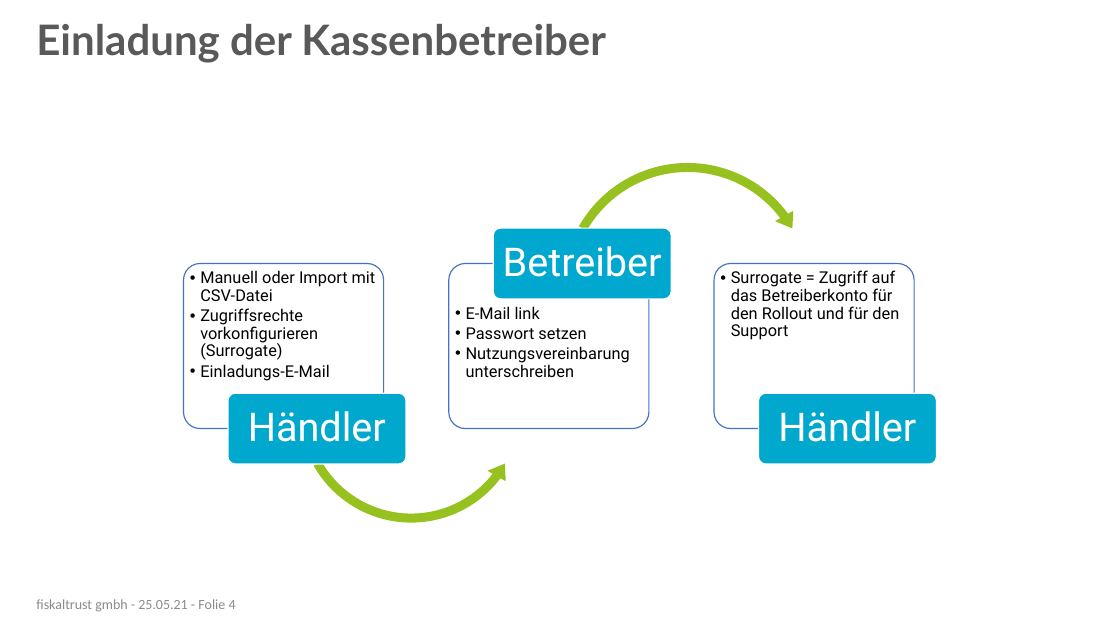
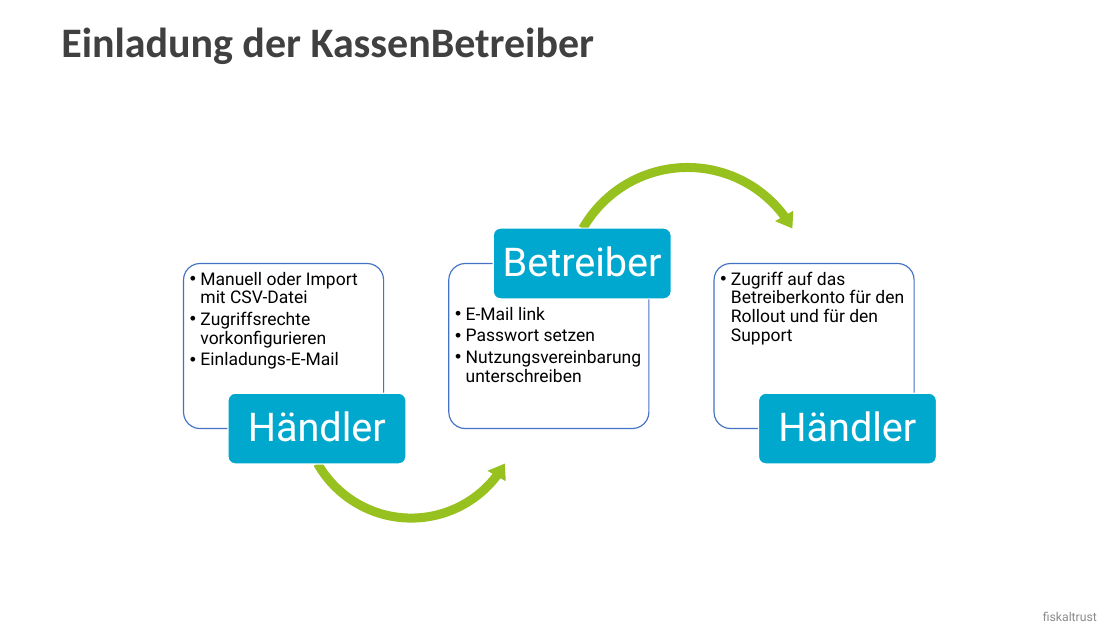
Before and after one commit to fiskaltrust/getting-started, a slide deck: slide 5 of posdealers/presentations/tech/media/posdealer-tech-rollout.pptx (slide 4 before the commit). Drawn at 1120x630 pixels with LibreOffice and Linux fonts; fonts in the diff are those of the drawing; background and template pictures are left out. Boxes give left, top, right and bottom in pixels: in the first picture for what was removed or moved away, otherwise in the second. Text is boxed around its words. In the diff, an @@ line names an element or a change of style, - is before the commit and + after.

```diff
--- a/posdealers/presentations/tech/media/posdealer-tech-rollout.pptx
+++ b/posdealers/presentations/tech/media/posdealer-tech-rollout.pptx
@@ title "Einladung der KassenBetreiber" at [61,27,595,64]: vertical alignment middle to top @@
@@ title at [61,27,595,64]: text changed; font Lato to Calibri; text colour #595959 to #404040 @@
-Einladung der Kassenbetreiber
+Einladung der KassenBetreiber
@@ text at [200,272,358,369]: size 14 to 15 pt in "Manuell oder Import mit CSV-Datei", "Einladungs-E-Mail" @@
@@ text at [731,271,904,345]: text changed; size 14 to 15 pt @@
-  • Surrogate = Zugriff auf das Betreiberkonto für den Rollout und für den Support
+  • Zugriff auf das Betreiberkonto für den Rollout und für den Support
@@ text at [200,311,326,348]: text changed; size 14 to 15 pt @@
-  • Zugriffsrechte vorkonfigurieren (Surrogate)
+  • Zugriffsrechte vorkonfigurieren
@@ text "E-Mail link" at [466,307,642,382]: size 14 to 15 pt @@
@@ text removed at [36,599,236,612] @@
-fiskaltrust gmbh - 25.05.21 - Folie 4
@@ text added at [1043,612,1097,621], 10.5 pt, text #8C8C8C @@
+fiskaltrust
```
Also in this commit, not shown: 9 other slides changed, 2 slides added, 2 slides removed, 3 other files.
